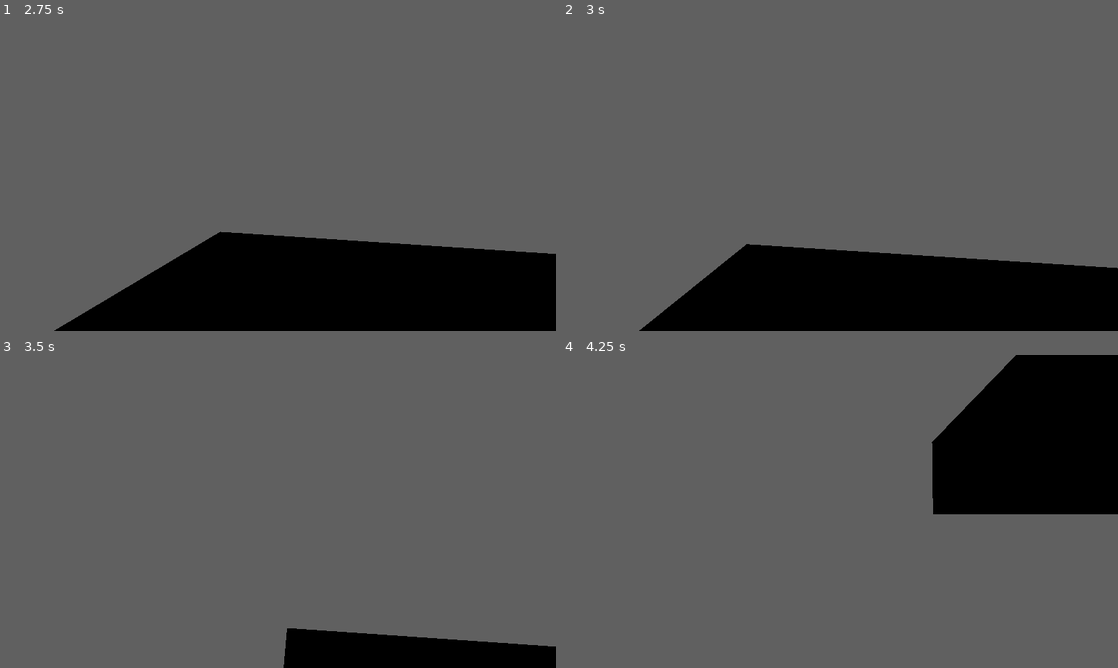
Above: before the commit, frames 1-4 (two rows, left to right).
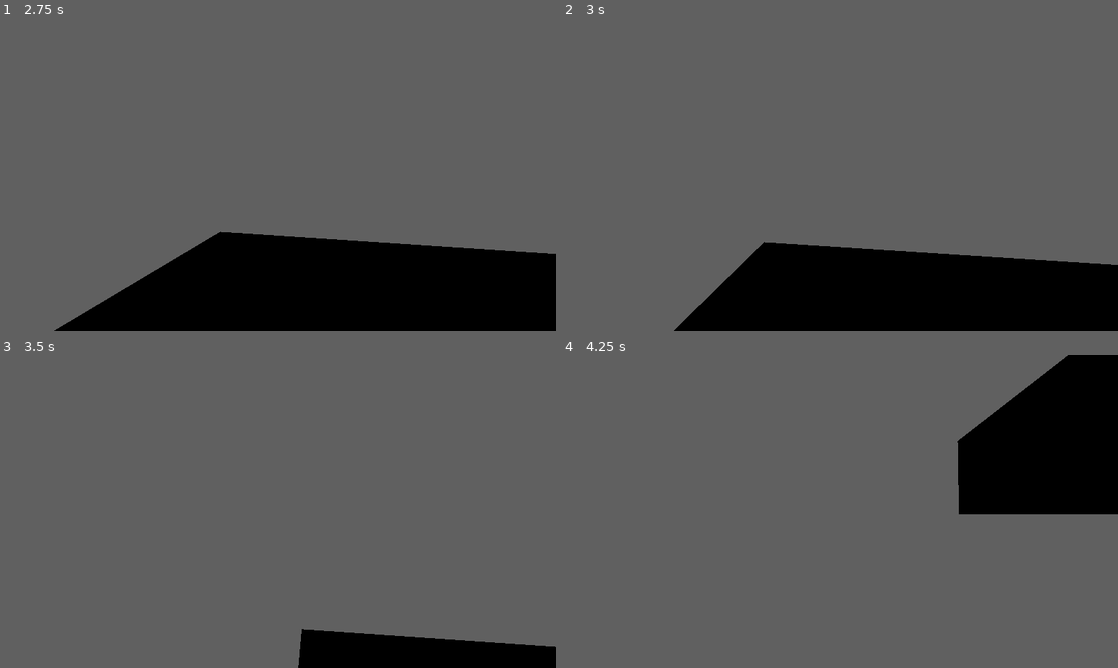
Above: after the commit, the same moments.

Repository: acnbhop/kengd
Game: Godot game, scene res://levels/test_level.tscn
The game is run twice, just before and just after one commit, with the same random seed, the same clock (stepped at 60 frames per second) and the same inputs. The project has no main scene, so this scene is started directly.
Inputs (mouse positions are in pixels of both pictures, inside the frame that each line leads up to):
- Up to frame 1 (2.75 s): tap Enter at 0.5 s; move the mouse to (272, 180) at 0.52 s; hold Shift (sprint) 0.53-1.28 s; hold W (move_forward) from 0.53 s (still down); tap Space (jump) at 0.77, 1.52 s; move the mouse to (316, 177) at 1.27 s; tap Ctrl (duck) at 1.35 s; tap Shift (sprint) at 1.55 s; move the mouse to (233, 171) at 2.02 s; hold Shift (sprint) from 2.03 s (still down)
- Up to frame 2 (3 s): move the mouse to (845, 174) at 2.77 s; release W (move_forward) at 2.78 s; release Shift (sprint) at 2.78 s; hold A (strafe_left) from 2.78 s (still down); tap Shift (sprint) at 2.85 s
- Up to frame 3 (3.5 s): keep holding A (strafe_left); tap Space (jump) at 3.02 s
- Up to frame 4 (4.25 s): move the mouse to (817, 505) at 3.52 s; release A (strafe_left) at 3.53 s; hold W (move_forward) from 3.53 s (still down); hold Ctrl (duck) from 3.53 s (still down); tap Space (jump) at 3.77 s; tap Shift (sprint) at 3.8 s

Frame 1 is identical in both runs. In frame 2, 1.9% of the frame differs, in the area x 13-100%, y 71-100%; in frame 3, 0.4%; in frame 4, 3.0%, in the area x 66-91%, y 0-51%.

Commit message:
allow sprinting backwards and strafe

Diff:
--- a/Code/character.gd
+++ b/Code/character.gd
@@ -127,8 +127,8 @@
 	## b_wants_to_crouch - Boolean indicating if the player wants to crouch.
 	var b_wants_to_crouch: bool = Input.is_action_pressed("duck")
 
-	# Handle sprinting state
-	b_is_sprinting = b_wants_to_sprint and not b_wants_to_crouch and v2_input_dir.y < 0
+	# Handle sprinting state - Allow sprinting forward and sideways, but not backward.
+	b_is_sprinting = b_wants_to_sprint and not b_wants_to_crouch and v2_input_dir.y <= 0 and v2_input_dir != Vector2.ZERO
 
 	# Handle crouching state
 	# Prevent standing up if there's a ceiling above
